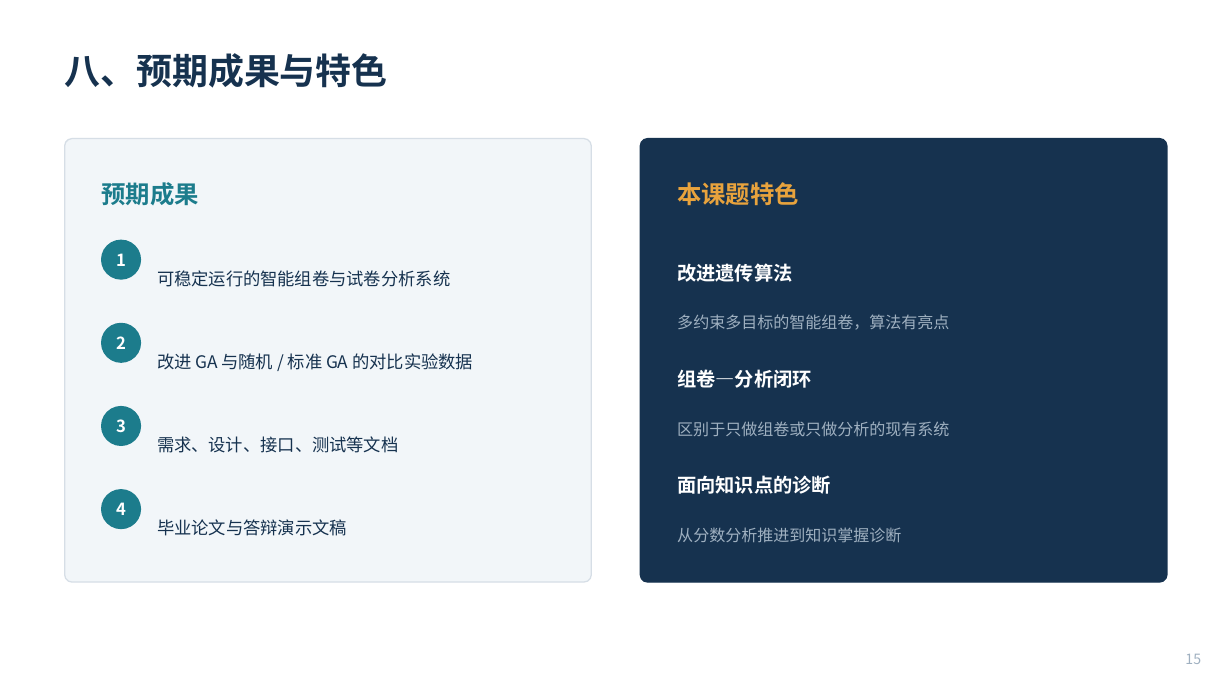
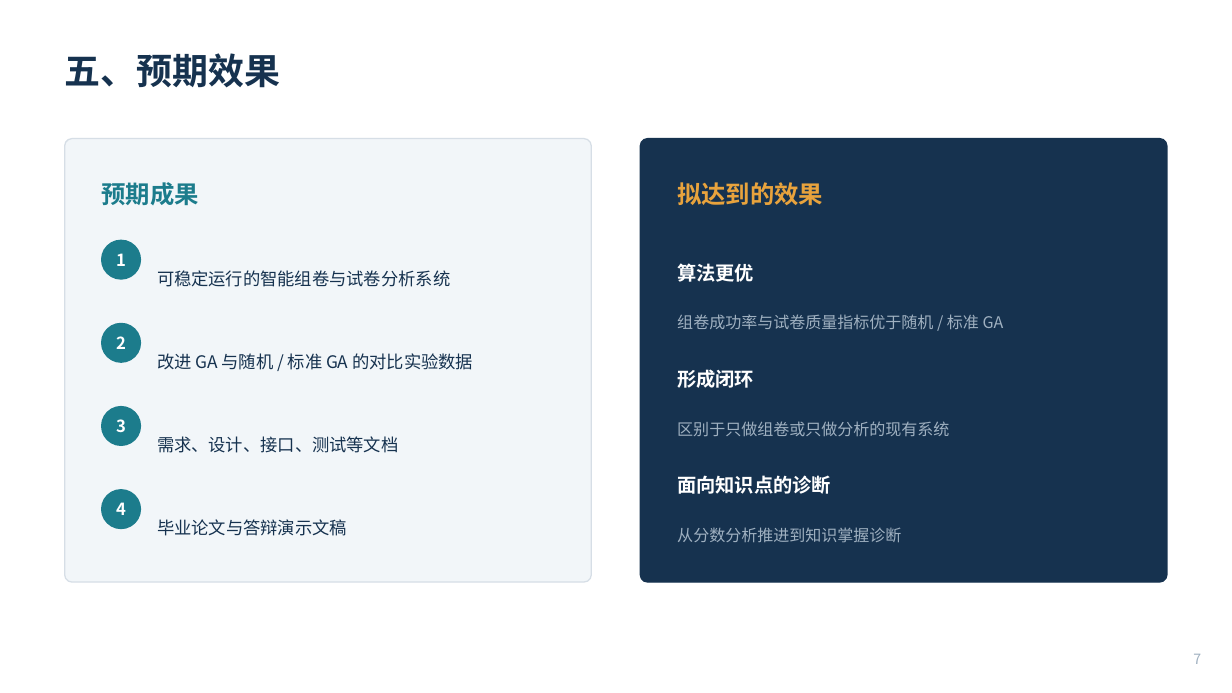
Before and after one commit to esneighbour9/Intelligent-Test-Paper-Generation-and-Analysis, a slide deck: slide 7 of docs/08-答辩/开题答辩.pptx (slide 15 before the commit). Drawn at 1232x693 pixels with LibreOffice and Linux fonts; fonts in the diff are those of the drawing. Boxes give left, top, right and bottom in pixels: in the first picture for what was removed or moved away, otherwise in the second. Text is boxed around its words. In the diff, an @@ line names an element or a change of style, - is before the commit and + after.

Commit message:
docs(答辩): 开题答辩 PPT 与讲稿改为学校要求的 5 板块、约 4 分钟
- 内容重构为：研究背景 / 研究意义 / 拟解决的关键问题 / 采用的技术方法 / 预期效果
- 陈述时长压缩至约 4 分 15 秒（要求 3—5 分钟）
- PPT 由 16 页精简为 8 页

```diff
--- a/docs/08-答辩/开题答辩.pptx
+++ b/docs/08-答辩/开题答辩.pptx
@@ text at bbox=[65, 53, 280, 88]: text changed @@
-八、预期成果与特色
+五、预期效果
@@ text at bbox=[677, 182, 823, 205]: text changed @@
-本课题特色
+拟达到的效果
@@ text at bbox=[677, 263, 754, 282]: text changed @@
-改进遗传算法
+算法更优
@@ text at bbox=[677, 314, 1004, 329]: text changed @@
-多约束多目标的智能组卷，算法有亮点
+组卷成功率与试卷质量指标优于随机 / 标准 GA
@@ text at bbox=[677, 369, 754, 388]: text changed @@
-组卷—分析闭环
+形成闭环
@@ text at bbox=[1193, 654, 1201, 664]: text changed @@
-15
+7
```
Also in this commit, not shown: 4 other slides changed, 1 slide added, 9 slides removed, 1 other file.
